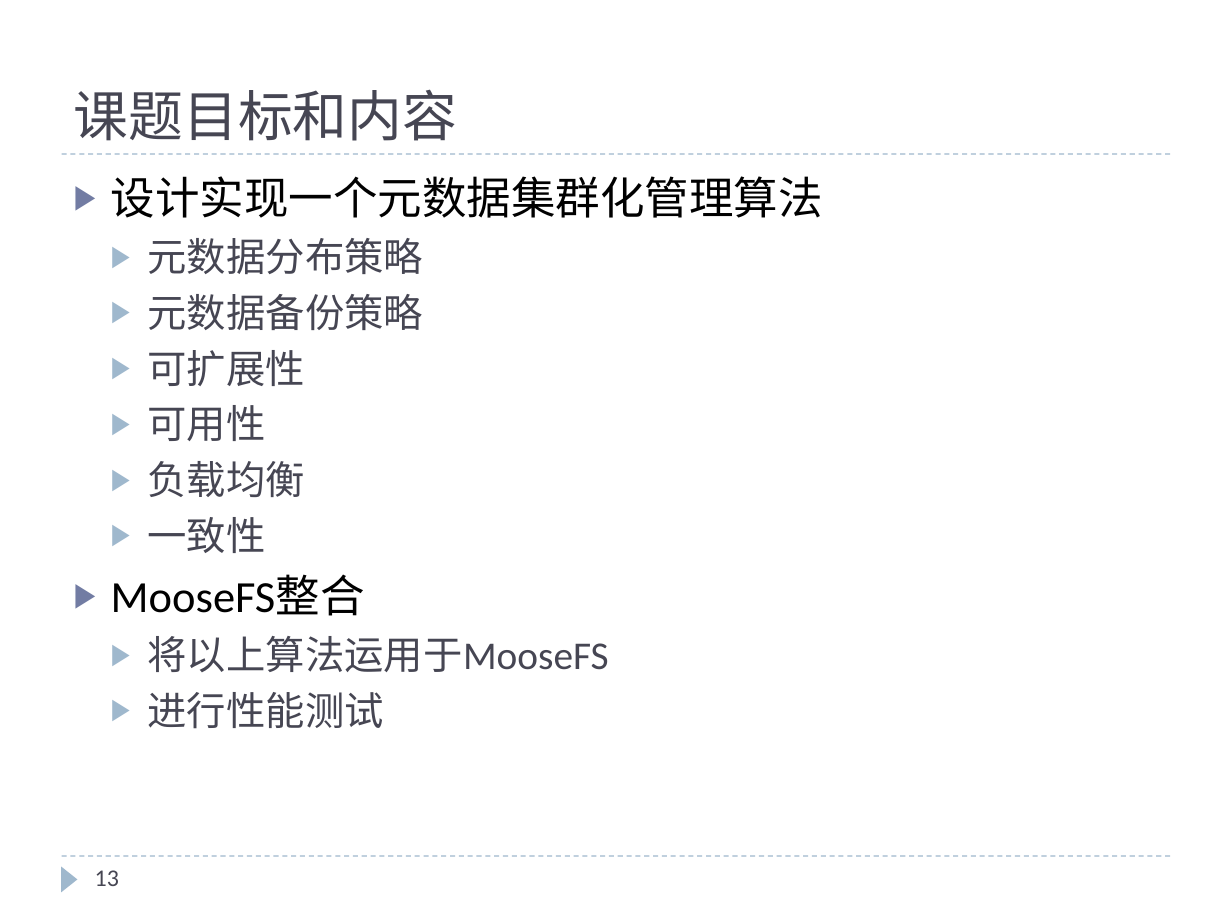
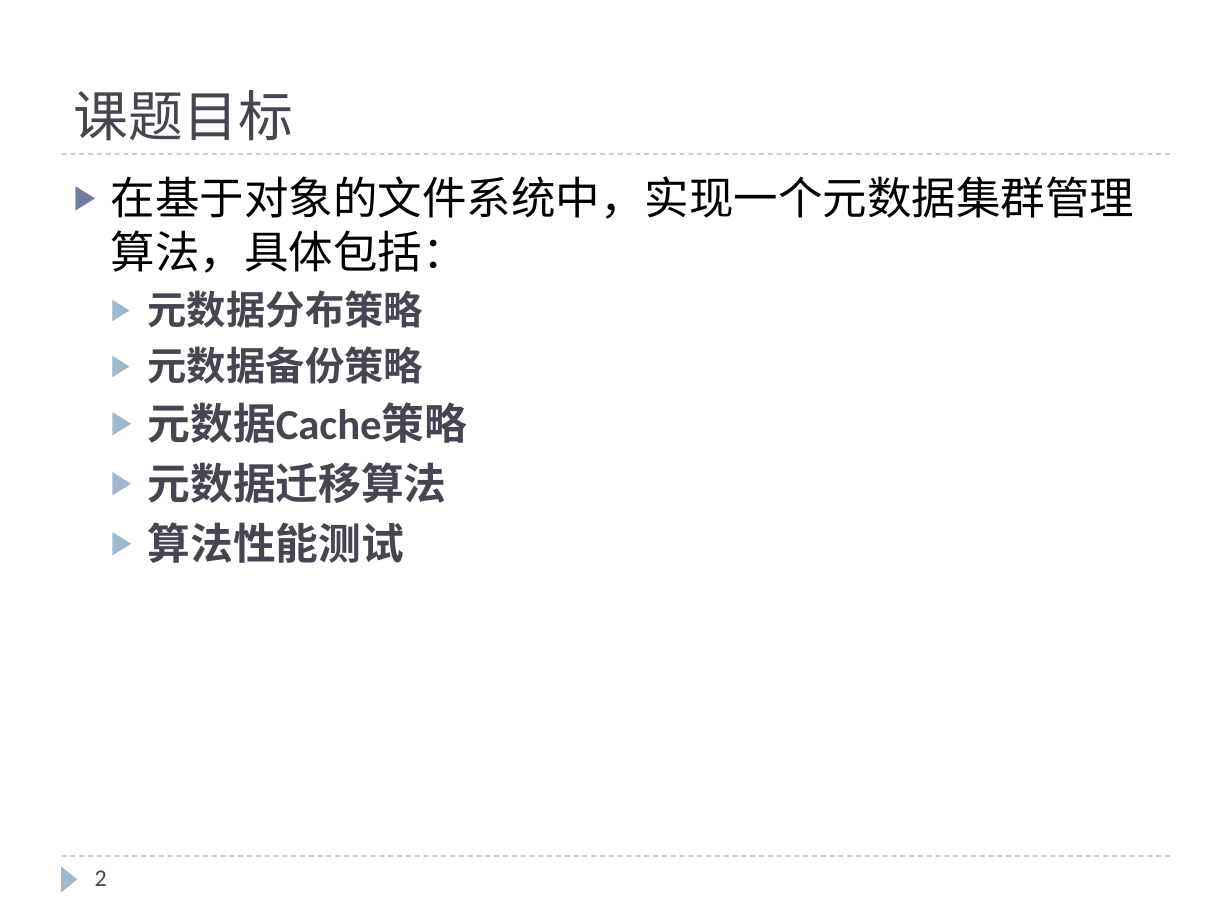
Before and after one commit to cheliequan/idning-paper, a slide deck: slide 2 of draft/中期.pptx (slide 13 before the commit). Drawn at 1232x924 pixels with LibreOffice and Linux fonts; fonts in the diff are those of the drawing. Boxes give left, top, right and bottom in pixels: in the first picture for what was removed or moved away, otherwise in the second. Text is boxed around its words. In the diff, an @@ line names an element or a change of style, - is before the commit and + after.

```diff
--- a/draft/中期.pptx
+++ b/draft/中期.pptx
@@ title at (74,90,293,141): text changed @@
-课题目标和内容
+课题目标
@@ text at (111,176,1135,273): text changed @@
-▶ 设计实现一个元数据集群化管理算法
+▶ 在基于对象的文件系统中，实现一个元数据集群管理算法，具体包括：
@@ text at (148,290,424,384): bold on in "元数据分布策略", "元数据备份策略" @@
@@ text at (148,402,468,563): text changed; size 23 to 25 pt; bold on @@
-  ▶ 可扩展性
-  ▶ 可用性
-  ▶ 负载均衡
-  ▶ 一致性
-▶ MooseFS整合
-  ▶ 将以上算法运用于MooseFS
-  ▶ 进行性能测试
+  ▶ 元数据Cache策略
+  ▶ 元数据迁移算法
+  ▶ 算法性能测试
@@ page number at (95,870,107,886): text changed @@
-13
+2
```
Also in this commit, not shown: 5 other slides changed, 4 slides added, 10 slides removed, 2 other files.
